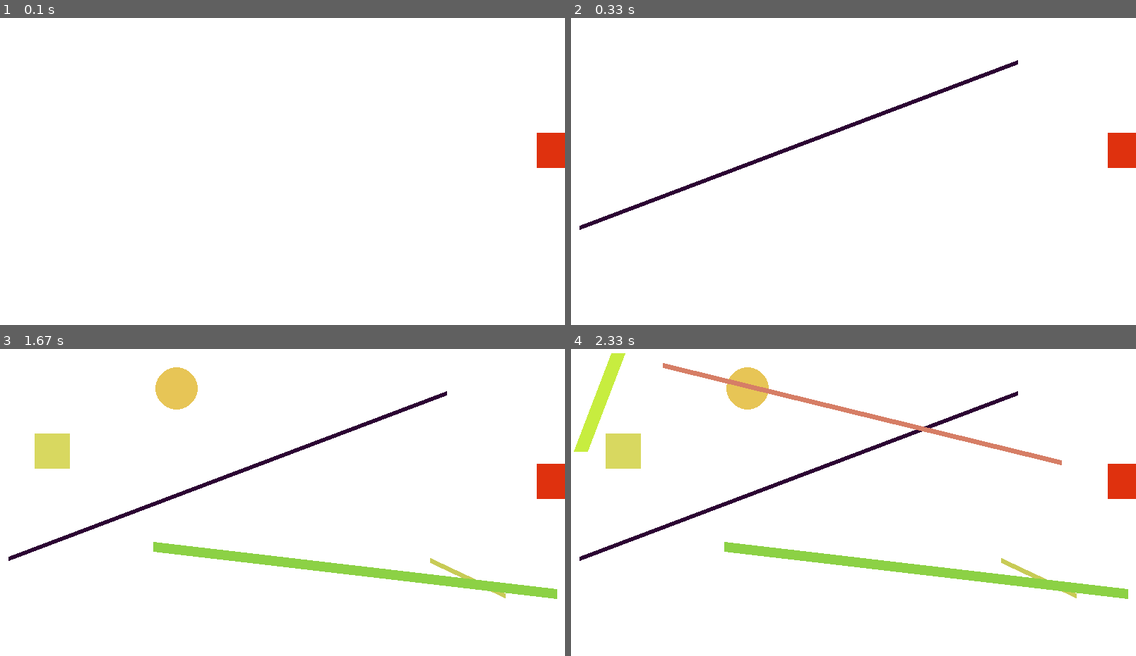
Above: before the commit, frames 1-4 (two rows, left to right).
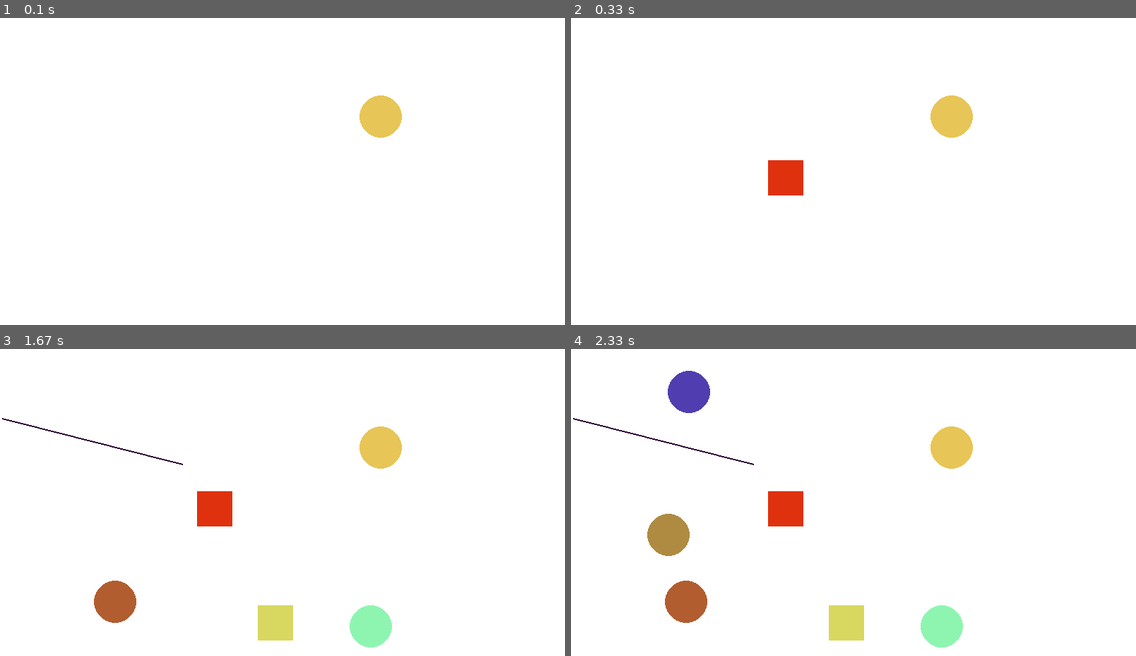
Above: after the commit, the same moments.

Repository: speedyGaoxuan/pygameplus
Game: pygame game, started from main.py
Same seed, same stepped clock (60 frames per second), same inputs: the game is played once before the commit and once after it.
Inputs:
- Up to frame 1 (0.1 s): no input
- Up to frame 2 (0.33 s): no input
- Up to frame 3 (1.67 s): no input
- Up to frame 4 (2.33 s): no input

The runs differ from the first frame. In frame 1, 1.4% of the frame differs, in the area x 63-100%, y 25-49%; in frame 2, 3.2%; in frame 3, 9.6%; in frame 4, 13%, in the area x 0-100%, y 1-98%.

Commit message:
update element method

Diff:
--- a/main.py
+++ b/main.py
@@ -4,37 +4,9 @@
 import threading
 
 
-# def fun():
-#     global list
-#     while True:
-#         for i in range(100):
-#             n = rect((randint(0, 255), randint(0, 255), randint(0, 255)),
-#                      (randint(0, 800), randint(0, 450), 50, 50),)
-#             list.append(n)
-#             time.sleep(0.01)
-#             # print("im still here")
-#         while not list.isempty():
-#             list.pop()
-#             time.sleep(0.01)
-
-
-# def fun():
-#     global list
-#     while True:
-#         for i in range(200):
-#             n = circle(color=(randint(0, 255), randint(0, 255), randint(0, 255)),
-#                        center=(randint(25, 800), randint(25, 450)), radius=30)
-#             list.append(n)
-#             time.sleep(0.01)
-#             # print("im still here")
-#         while not list.isempty():
-#             list.pop()
-#             time.sleep(0.01)
-
-
-def random_choose(l):
-    r = randint(0, len(l) - 1)
-    return l[r]()
+# def random_choose(l):
+#     r = randint(0, len(l) - 1)
+#     return l[r]()
 
 
 def random_color():
@@ -42,15 +14,16 @@
 
 
 def draw_circle():
-    return circle(color=random_color(), center=(randint(25, 800), randint(25, 450)), radius=30)
+    return circle(list, color=random_color(), center=(randint(25, 800), randint(25, 450)), radius=30)
 
 
 def draw_square():
-    return rect(random_color(), (randint(0, 800), randint(0, 450), 50, 50), )
+    return rect(list, random_color(), (randint(0, 800), randint(0, 450), 50, 50), )
 
 
 def draw_line():
-    return line(random_color(), (randint(0, 800), randint(0, 450)), (randint(0, 800), randint(0, 450)), randint(1, 20))
+    return line(list, random_color(), (randint(0, 800), randint(0, 450)), (randint(0, 800), randint(0, 450)),
+                randint(1, 20))
 
 
 fun_list = [draw_line, draw_square, draw_circle]
@@ -60,7 +33,7 @@
     global list
     while True:
         for i in range(200):
-            n = random_choose(fun_list)
+            n = choice(fun_list)()
             # print(n)
             list.append(n)
             time.sleep(0.01)
@@ -68,24 +41,6 @@
         while not list.isempty():
             list.pop()
             time.sleep(0.01)
-
-
-# def fun():
-#     # global list
-#     while True:
-#         for i in range(200):
-#             if getrandbits(1) == 1:
-#                 n = circle(color=random_color(),
-#                            center=(randint(25, 800), randint(25, 450)), radius=30)
-#             else:
-#                 n = rect(random_color(),
-#                          (randint(0, 800), randint(0, 450), 50, 50), )
-#             list.append(n)
-#             time.sleep(0.01)
-#             # print("im still here")
-#         while not list.isempty():
-#             list.pop()
-#             time.sleep(0.01)
 
 
 pygame.init()
--- a/pygameplus.py
+++ b/pygameplus.py
@@ -1,4 +1,5 @@
 import os
+
 os.environ["PYGAME_HIDE_SUPPORT_PROMPT"] = "PYGAME_HIDE_SUPPORT_PROMPT"
 
 import pygame
@@ -12,41 +13,42 @@
 
 
 class Node(none_Node):
-    def __init__(self):
+    def __init__(self, container):
+        self.container = container
         super().__init__()
 
 
 class line(Node):
-    def __init__(self, color, start, end, width=1):
+    def __init__(self, con, color, start, end, width=1):
         self.color = color
         self.start = start
         self.end = end
         self.width = width
-        super().__init__()
+        super().__init__(con)
 
-    def show(self, surface):
-        pygame.draw.line(surface, self.color, self.start, self.end, self.width)
+    def show(self):
+        pygame.draw.line(self.container.surface, self.color, self.start, self.end, self.width)
 
 
 class rect(Node):
-    def __init__(self, color, rect):
+    def __init__(self, con, color, rect):
         self.rect = rect
         self.color = color
-        super().__init__()
+        super().__init__(con)
 
-    def show(self, surface):
-        pygame.draw.rect(surface, self.color, self.rect)
+    def show(self):
+        pygame.draw.rect(self.container.surface, self.color, self.rect)
 
 
 class circle(Node):
-    def __init__(self, color, center, radius):
+    def __init__(self, con, color, center, radius):
         self.color = color
         self.center = center
         self.radius = radius
-        super().__init__()
+        super().__init__(con)
 
-    def show(self, surface):
-        pygame.draw.circle(surface, self.color, self.center, self.radius)
+    def show(self):
+        pygame.draw.circle(self.container.surface, self.color, self.center, self.radius)
 
 
 def connect(a: none_Node, b: none_Node):
@@ -54,7 +56,7 @@
     b.pre = a
 
 
-class linklist():
+class linklist:
     def __init__(self, surface):
         self.head = none_Node()
         self.end = none_Node()
@@ -97,4 +99,4 @@
             node = self.head
             while node.next != self.end:
                 node = node.next
-                node.show(self.surface)
+                node.show()
